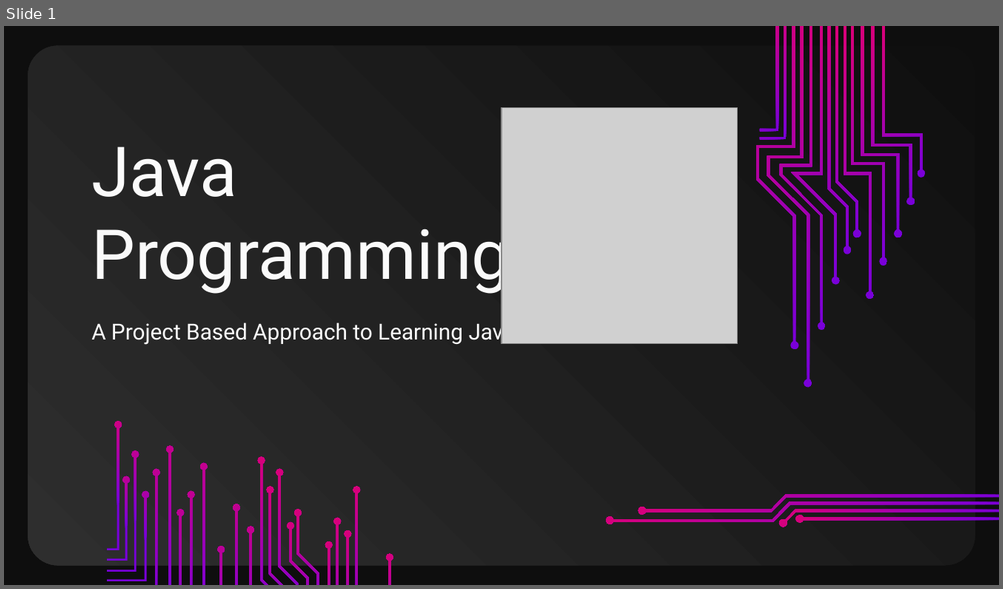
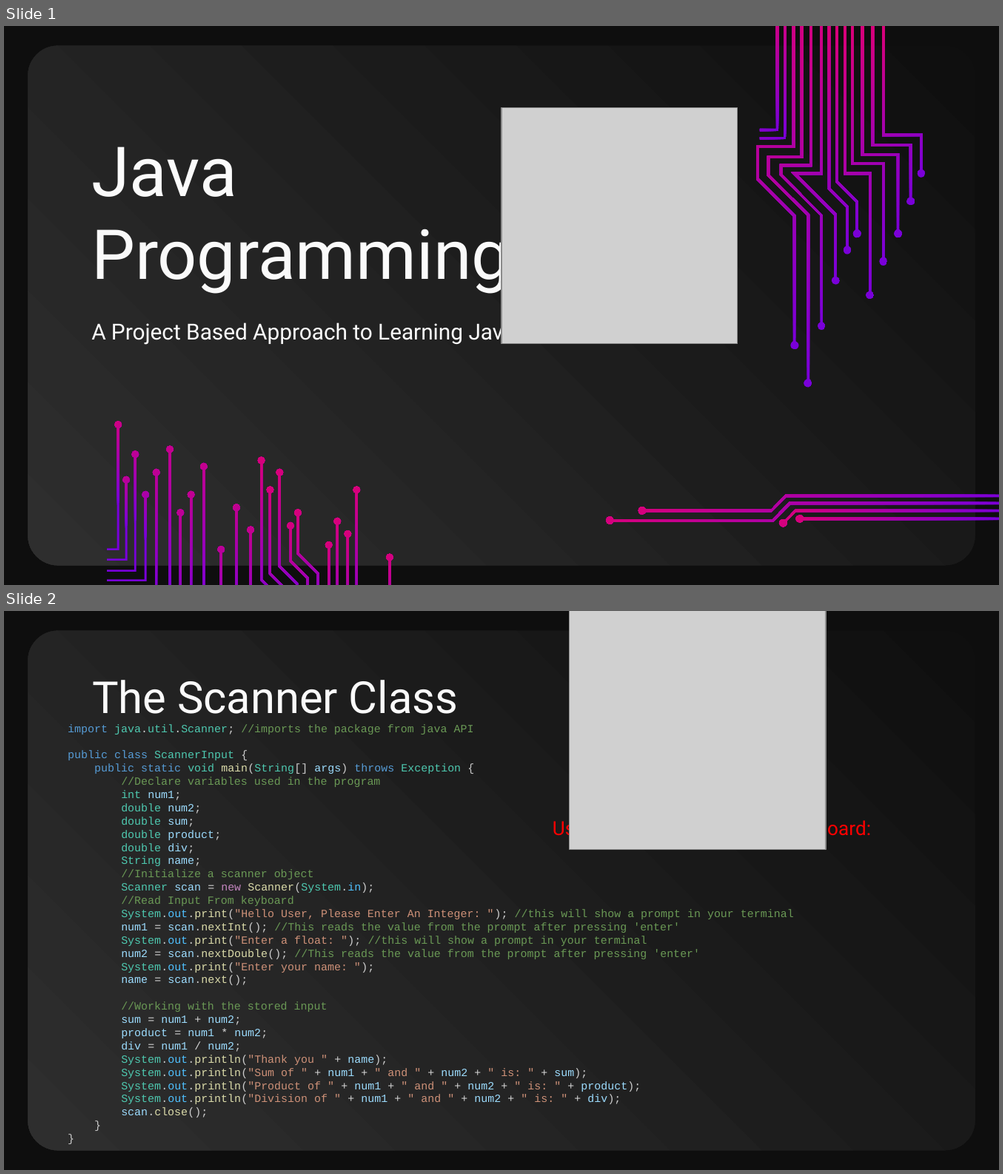
Before and after one commit to CompSci-120-LHHS/cs120mainclass, a slide deck: 001_Course_Lectures/02_UNIT1_Input.pptx. Shown one above the other, each under a label of ours: slide 1 before the commit, slides 1 and 2 after it. The pictures are 1003x589 and 1003x1174 pixels, drawn with LibreOffice and Linux fonts; fonts in the diff are those of the drawing; grey boxes stand for pictures. Boxes give left, top, right and bottom in pixels: in the first picture for what was removed or moved away, otherwise in the second. Text is boxed around its words. In the diff, an @@ line names an element or a change of style, - is before the commit and + after.

```diff
--- a/001_Course_Lectures/02_UNIT1_Input.pptx
+++ b/001_Course_Lectures/02_UNIT1_Input.pptx
@@ slide 2 added at [4, 611, 999, 1170], background #0E0E0E; not listed: 1 template element that a slide beside it also shows @@
@@ picture added at [569, 611, 825, 850] @@
@@ title added at [92, 680, 458, 714], 32 pt, text #FAFAFA @@
+The Scanner Class
@@ text added at [68, 724, 794, 1118], 8 pt, text #6A9955 @@
+import java.util.Scanner; //imports the package from java API
+public class ScannerInput {
+public static void main(String[] args) throws Exception {
+//Declare variables used in the program
+int num1;
+double num2;
+double sum;
+double product;
+double div;
+String name;
+//Initialize a scanner object
+Scanner scan = new Scanner(System.in);
+//Read Input From keyboard
+System.out.print("Hello User, Please Enter An Integer: "); //this will show a prompt in your terminal
+num1 = scan.nextInt(); //This reads the value from the prompt after pressing 'enter'
+System.out.print("Enter a float: "); //this will show a prompt in your terminal
+num2 = scan.nextDouble(); //This reads the value from the prompt after pressing 'enter'
+System.out.print("Enter your name: ");
+name = scan.next();
+//Working with the stored input
+sum = num1 + num2;
+product = num1 * num2;
+div = num1 / num2;
+System.out.println("Thank you " + name);
+System.out.println("Sum of " + num1 + " and " + num2 + " is: " + sum);
+System.out.println("Product of " + num1 + " and " + num2 + " is: " + product);
+System.out.println("Division of " + num1 + " and " + num2 + " is: " + div);
+scan.close();
+}
+}
@@ subtitle added at [552, 818, 871, 840], 14 pt, text #FF0000 @@
+Using input from the user’s keyboard:
```
Also in this commit, not shown: 2 other slides added, 15 slides removed, 20 other files.
